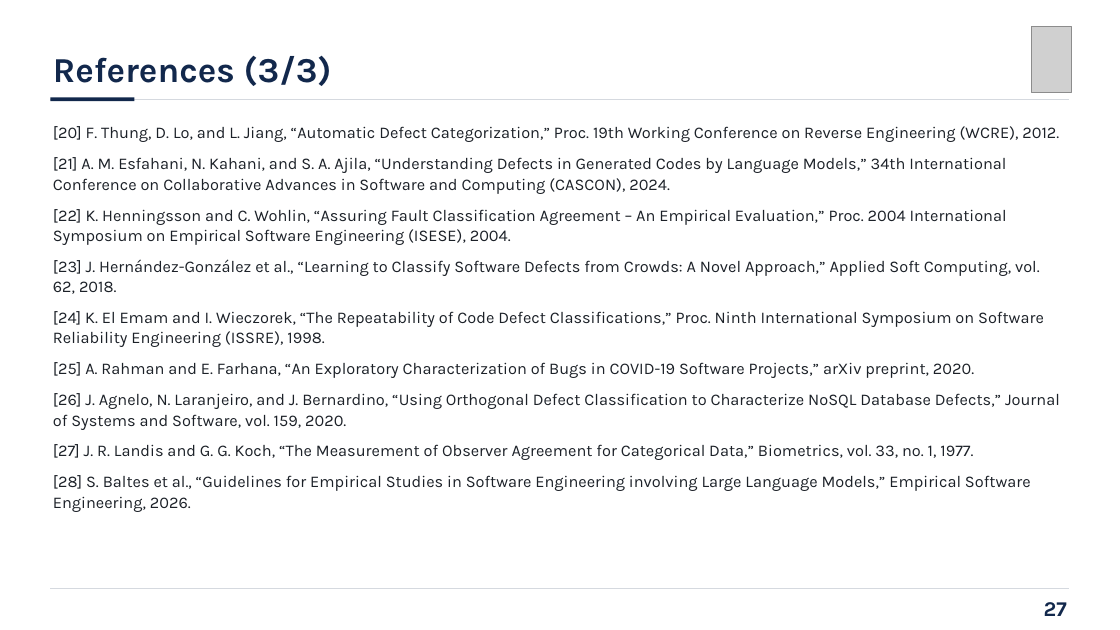
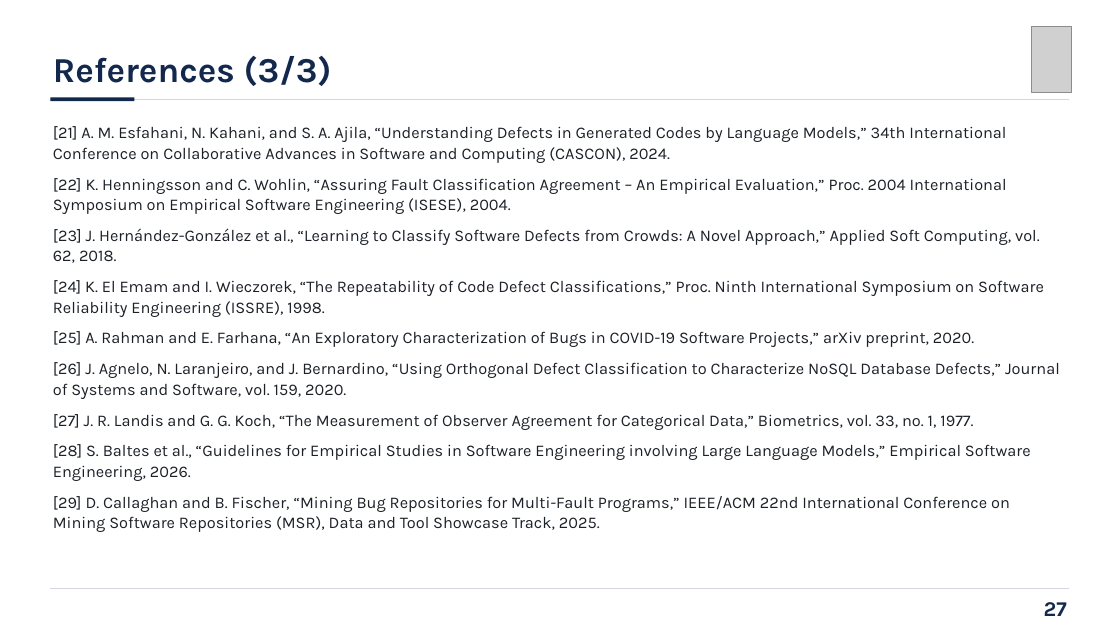
Before and after one commit to hasin023/d4j_odc_implementation, a slide deck: slide 27 of iut_submissions/presentation/Defence/SWE_Orthogonal Defect Classification on Defects4J Using an LLM-Driven Scientific Approach_presentation.pptx. Drawn at 1120x630 pixels with LibreOffice and Linux fonts; fonts in the diff are those of the drawing; grey boxes stand for pictures. Boxes give left, top, right and bottom in pixels: in the first picture for what was removed or moved away, otherwise in the second. Text is boxed around its words. In the diff, an @@ line names an element or a change of style, - is before the commit and + after.

```diff
--- a/iut_submissions/presentation/Defence/SWE_Orthogonal Defect Classification on Defects4J Using an LLM-Driven Scientific Approach_presentation.pptx
+++ b/iut_submissions/presentation/Defence/SWE_Orthogonal Defect Classification on Defects4J Using an LLM-Driven Scientific Approach_presentation.pptx
@@ text at <box>53,126,1059,142</box>: paragraph removed @@
-[20] F. Thung, D. Lo, and L. Jiang, “Automatic Defect Categorization,” Proc. 19th Working Conference on Reverse Engineering (WCRE), 2012.
@@ text at <box>53,496,1010,532</box>: paragraph added @@
+[29] D. Callaghan and B. Fischer, “Mining Bug Repositories for Multi-Fault Programs,” IEEE/ACM 22nd International Conference on Mining Software Repositories (MSR), Data and Tool Showcase Track, 2025.
```
Also in this commit, not shown: 18 other slides changed, 6 slides added, 6 slides removed, 4 other files.
